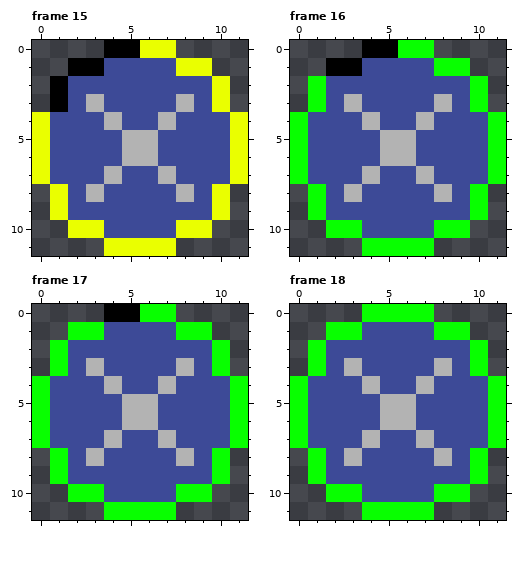
Two states of a pixel-art file, art/sprites/pressx.ase. Above, as it was before the edit.
12x12 pixels, 18 frames. Shown: frame 15, frame 16, frame 17, frame 18. The commit also changed other frames, which this record leaves out.
The same view after the edit:
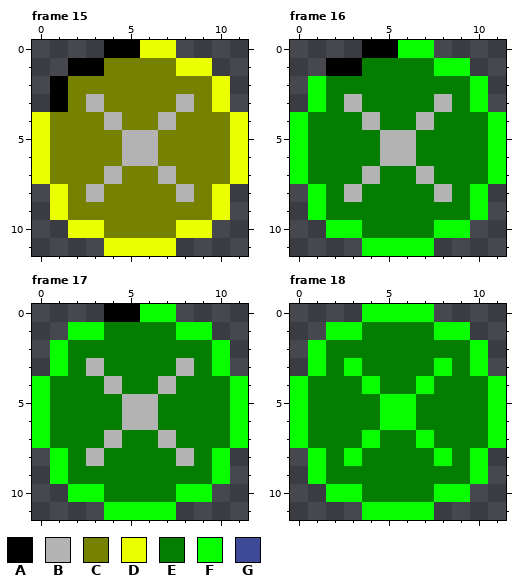
Palette (. is transparent): A #000000  B #b3b3b3  C #778100  D #eaff00  E #047e00  F #08ff00  G #3d4a97
The edit:
Changed rows in their new state; - is an unchanged pixel.
Frame 15:
first column x 1:
 1 ---CCCC---
 2 -CCCCCCCC-
 3 -C-CCCC-C-
 4 CCC-CC-CCC
 5 CCCC--CCCC
 6 CCCC--CCCC
 7 CCC-CC-CCC
 8 -C-CCCC-C-
 9 -CCCCCCCC-
10 ---CCCC---
Frame 16:
first column x 1:
 1 ---EEEE---
 2 -EEEEEEEE-
 3 -E-EEEE-E-
 4 EEE-EE-EEE
 5 EEEE--EEEE
 6 EEEE--EEEE
 7 EEE-EE-EEE
 8 -E-EEEE-E-
 9 -EEEEEEEE-
10 ---EEEE---
Frame 17: the same change as frame 16
Frame 18:
first column x 1:
 1 ---EEEE---
 2 -EEEEEEEE-
 3 -EFEEEEFE-
 4 EEEFEEFEEE
 5 EEEEFFEEEE
 6 EEEEFFEEEE
 7 EEEFEEFEEE
 8 -EFEEEEFE-
 9 -EEEEEEEE-
10 ---EEEE---
Pixel boxes of the changes (left, top, right, bottom) in both pictures:
changed: (50, 58, 230, 238)
changed: (308, 58, 488, 238)
changed: (50, 322, 230, 502)
changed: (308, 322, 488, 502)
